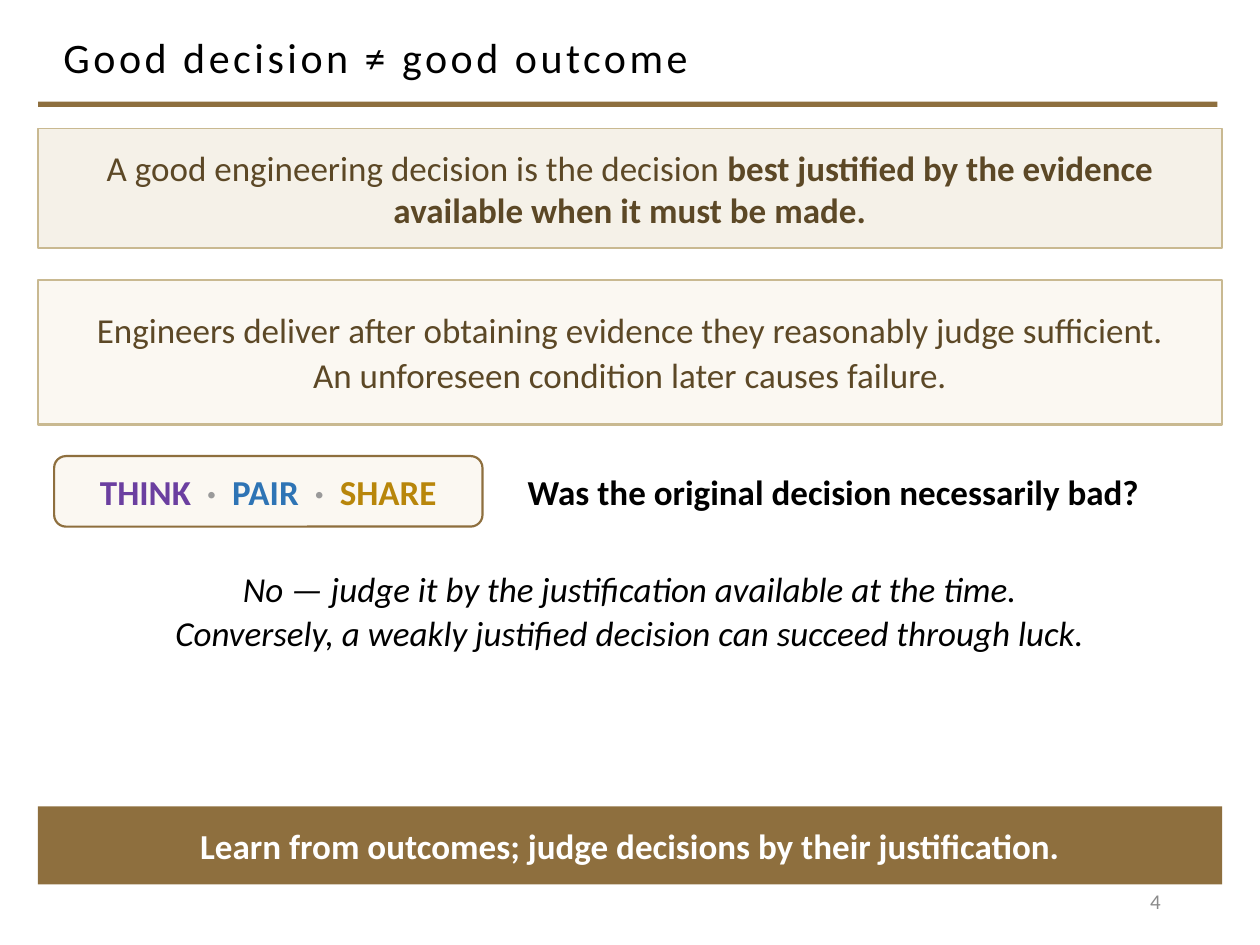
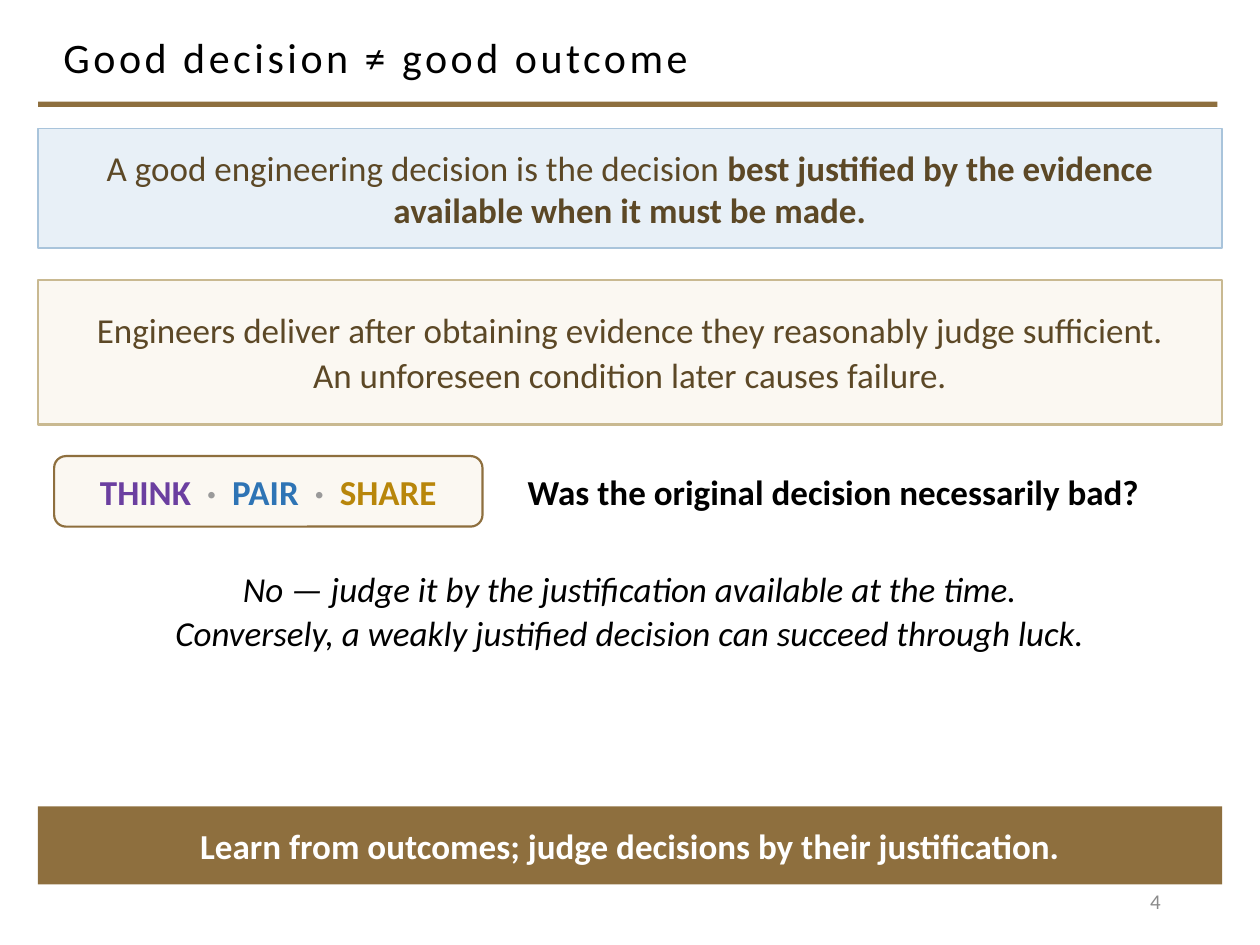
Before and after one commit to davisjam/model-based-agentic-software-engineering, a slide deck: slide 4 of course/lectures/act-1-foundations/09-engineering-decision-making-and-metrics/1-9-Engineering-Decision-Making-and-Metrics.pptx. Drawn at 1260x945 pixels with LibreOffice and Linux fonts; fonts in the diff are those of the drawing; background and template pictures are left out. Boxes give left, top, right and bottom in pixels: in the first picture for what was removed or moved away, otherwise in the second. Text is boxed around its words. In the diff, an @@ line names an element or a change of style, - is before the commit and + after.

```diff
--- a/course/lectures/act-1-foundations/09-engineering-decision-making-and-metrics/1-9-Engineering-Decision-Making-and-Metrics.pptx
+++ b/course/lectures/act-1-foundations/09-engineering-decision-making-and-metrics/1-9-Engineering-Decision-Making-and-Metrics.pptx
@@ rectangle "A good engineering decision is ..." at [38, 129, 1222, 248]: fill #F5F1E8 to #E8F0F7; outline #C9B991 1 pt to #A9C4DB 1 pt @@
```
Also in this commit, not shown: 11 other slides changed.
